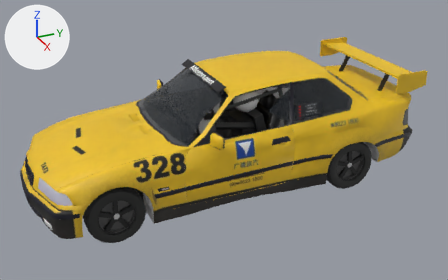
What one commit did to the glTF model public/cars/field/models/328.glb.
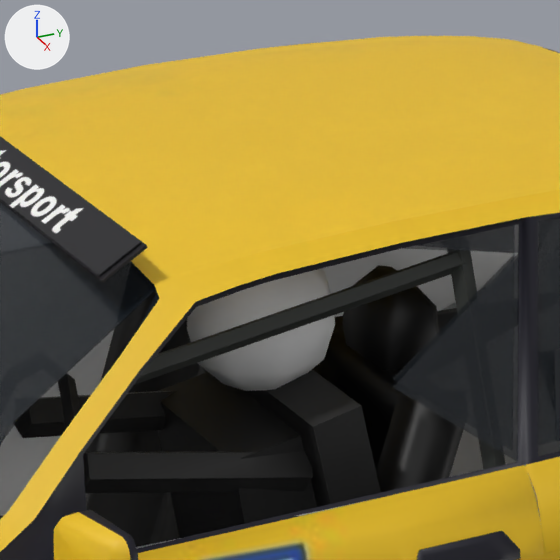
Old and new are each drawn whole from a 50 mm lens placed at (5.94, -2.53, 3.48), pointed at (0.07, 0.12, 0.54) and again close up on the part from 45% to 66% of the width and 16% to 50% of the height. Lighting does not change. The marker at upper left points along +X, +Y and +Z. The first two pictures are the older version. Vertices at exactly the same position are counted once.

The older version as bpy lines, for what is in view:
```python
me_body_mesh = bpy.data.meshes.new('body_mesh')
me_body_mesh.from_pydata(...)  # 5853 vertices, 8152 faces; spans x -0.96..0.96, y -2.11..2.35, z 0.16..1.37
# faces by material slot: [7834, 318]
me_body_mesh.materials.append(mat_car328_livery)  # picture img_livery
me_body_mesh.materials.append(mat_car328_glass)  # black #1c2228
ob_body = bpy.data.objects.new('body', me_body_mesh)
ob_body.location = (0.0, 0.0, 0.0)
```
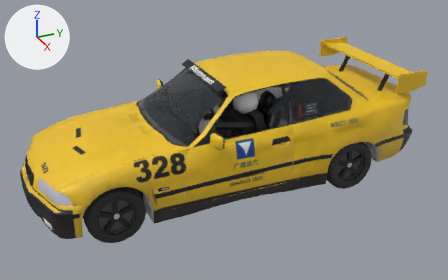
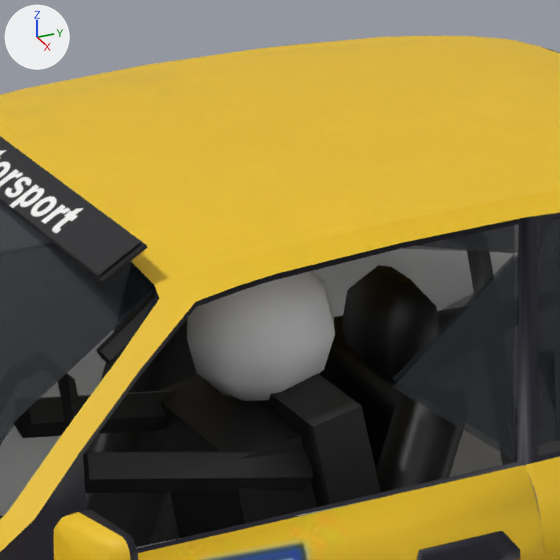
What differs and where, as boxes (x1, y1, x2, y2) in the close-ups (560 x 560 px; the box of a moved part takes in the faces that stretch with it):
part 1 of me_body_mesh, moved or reshaped: before (187, 268, 335, 391); after (187, 271, 335, 401)
part 2 of me_body_mesh, rebuilt: before (447, 250, 505, 469); after (467, 251, 526, 466)
part 3 of me_body_mesh, added: after (96, 291, 157, 365)
part 4 of me_body_mesh, cut back: before (134, 252, 466, 385)

The change, as a list of edits to the scene's bpy script:
```text
Change me_body_mesh:
    used by ob_body; location = (0.0, 0.0, 0.0)
    remove me_body_mesh.from_pydata(...)  # 5853 vertices, 8152 faces; spans x -0.96..0.96, y -2.11..2.35, z 0.16..1.37
    add me_body_mesh.from_pydata(...)  # 5873 vertices, 8192 faces; spans x -0.96..0.96, y -2.11..2.35, z 0.16..1.37
    me_body_mesh part 1: the loose piece of 42 vertices spanning x 0.23..0.49, y 0.09..0.39, z 0.98..1.26 is moved by (0.0, 0.0, -0.02)
    me_body_mesh part 2: the loose piece of 55 vertices spanning x -0.75..0.75, y 0.53..0.57, z 0.67..1.32 is rebuilt with 35 vertices and now spans x -0.75..0.75, y 0.57..0.61, z 0.67..1.32
    me_body_mesh part 3: a new loose piece of 30 vertices spanning x 0.46..0.55, y -0.15..0.6, z 1.14..1.31, in mat_car328_livery (picture img_livery)
    me_body_mesh part 4
    10 vertices are removed from x 0.53..0.59, y -0.15..0.55, z 1.11..1.26
    19 faces are deleted
    3 new faces join them, mat_car328_glass (black #1c2228)
    other edits to the shape of me_body_mesh do not show in these pictures
```
